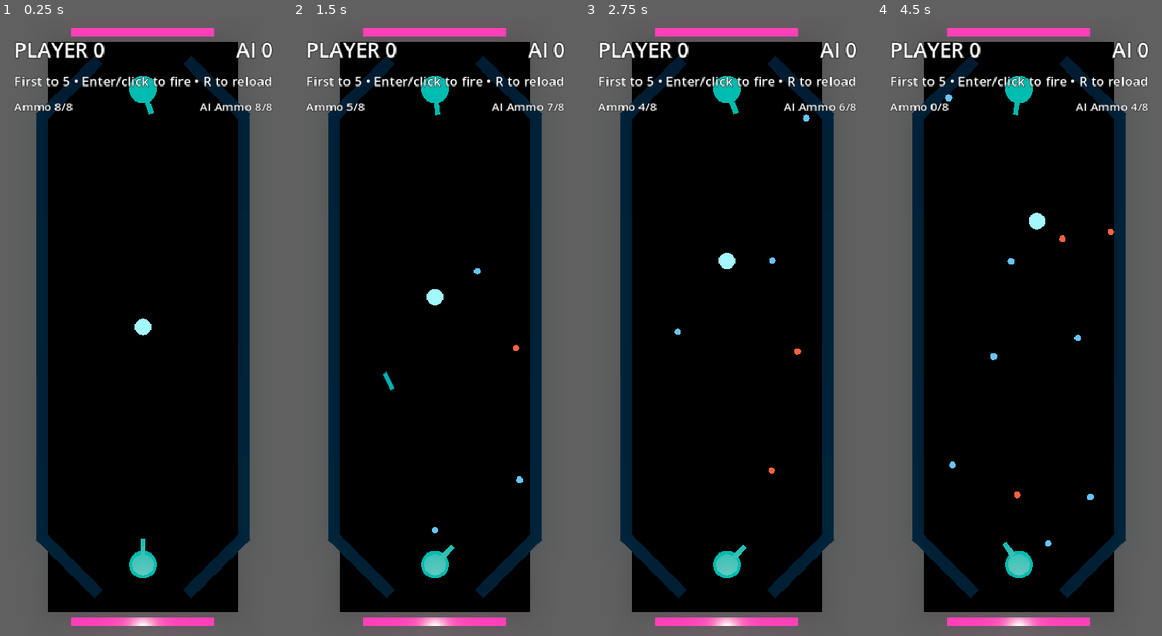
Above: before the commit, frames 1-4 (left to right).
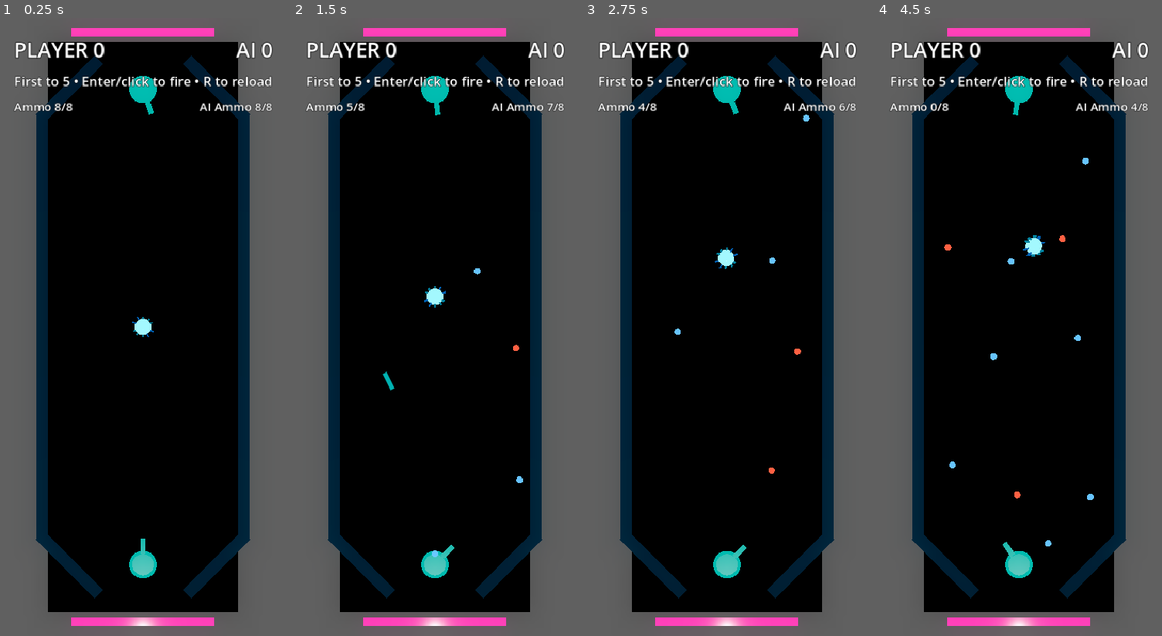
Above: after the commit, the same moments.

Repository: mchambers-mojang/sweet-vinegar-games
Game: Godot game, scene res://carom/scenes/carom_arena.tscn
Two runs of this game, one before a commit and one after it. Both use one fixed random seed, a clock stepped at 60 frames per second and the inputs below. This scene is started directly instead of the project's main scene.
Inputs (mouse positions are in pixels of both pictures, inside the frame that each line leads up to):
- Up to frame 1 (0.25 s): no input
- Up to frame 2 (1.5 s): tap Enter (ui_accept) at 0.5, 0.77, 1.25 s; move the mouse to (497, 296) at 0.52 s; hold Right (ui_right) 0.53-1.25 s; hold Shift 0.53-1.25 s; click (497, 296) at 0.67 s; drag from (377, 357) to (420, 450) at 1.27 s
- Up to frame 3 (2.75 s): tap Enter (ui_accept) at 2 s; move the mouse to (755, 191) at 2.02 s; hold Right (ui_right) from 2.03 s (still down); tap Ctrl at 2.1 s
- Up to frame 4 (4.5 s): release Right (ui_right) at 2.75 s; tap Enter (ui_accept) at 2.75, 3.5, 3.77, 4.25 s; drag from (1004, 450) to (933, 234) at 2.77 s; move the mouse to (1104, 419) at 3.52 s; hold Left (ui_left) 3.53-4.25 s; tap R at 3.6 s; drag from (933, 234) to (976, 172) at 4.27 s

The runs differ from the first frame. In frame 1, less than 0.1% of the frame differs, in the area x 46-54%, y 48-52%; in frame 2, less than 0.1%; in frame 3, less than 0.1%; in frame 4, 0.4%, in the area x 23-84%, y 12-39%.

Commit message:
fix: make puck fins extend beyond ball surface so they're visible
Fins were shorter than the sphere radius (0.35) so they were
entirely hidden inside the ball. Now fins are 0.9-1.0 units long,
extending ~0.1-0.15 past the ball edge on each side.

Co-authored-by: Copilot <223556219+Copilot@users.noreply.github.com>

Diff:
--- a/carom/scenes/carom_puck.tscn
+++ b/carom/scenes/carom_puck.tscn
@@ -9,9 +9,9 @@
 [sub_resource type="SphereShape3D" id="1"]
 radius = 0.35
 
-; Fin collision — thin paddles radiating from center
+; Fin collision — thin paddles radiating from center, extending past ball radius
 [sub_resource type="BoxShape3D" id="2"]
-size = Vector3(0.08, 0.3, 0.45)
+size = Vector3(0.08, 0.25, 0.9)
 
 ; Ball mesh
 [sub_resource type="SphereMesh" id="3"]
@@ -28,7 +28,7 @@
 
 ; Fin mesh — flat rectangular paddle
 [sub_resource type="BoxMesh" id="6"]
-size = Vector3(0.06, 0.28, 0.42)
+size = Vector3(0.06, 0.23, 0.88)
 
 ; Fin material — dimmer neon outline look
 [sub_resource type="StandardMaterial3D" id="7"]
@@ -44,11 +44,11 @@
 
 ; Fin collision — slightly wider variant for asymmetry
 [sub_resource type="BoxShape3D" id="8"]
-size = Vector3(0.08, 0.3, 0.5)
+size = Vector3(0.08, 0.25, 1.0)
 
 ; Wider fin mesh
 [sub_resource type="BoxMesh" id="9"]
-size = Vector3(0.06, 0.28, 0.48)
+size = Vector3(0.06, 0.23, 0.98)
 
 ; Wider fin material — slightly different color for visual variety
 [sub_resource type="StandardMaterial3D" id="10"]
